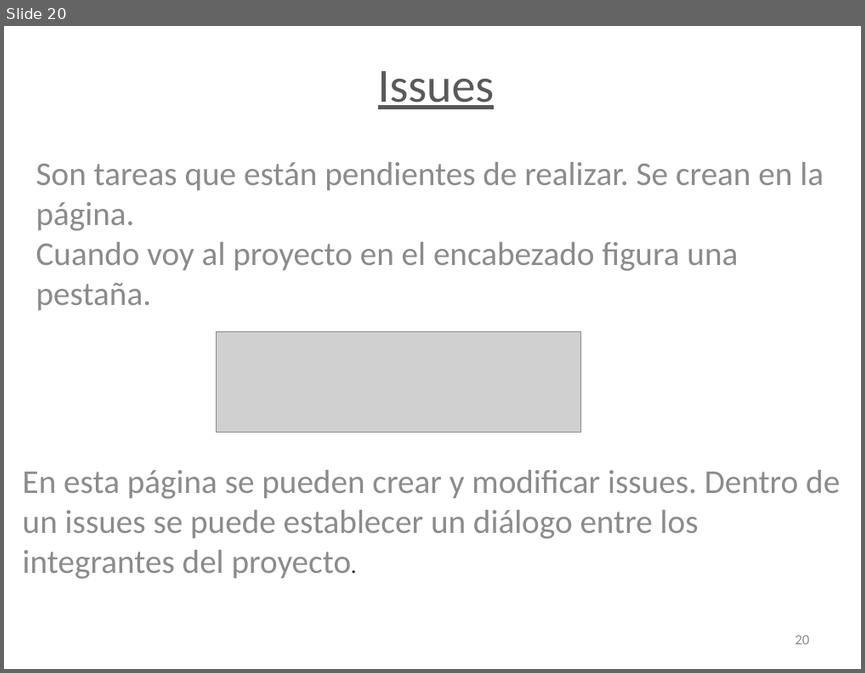
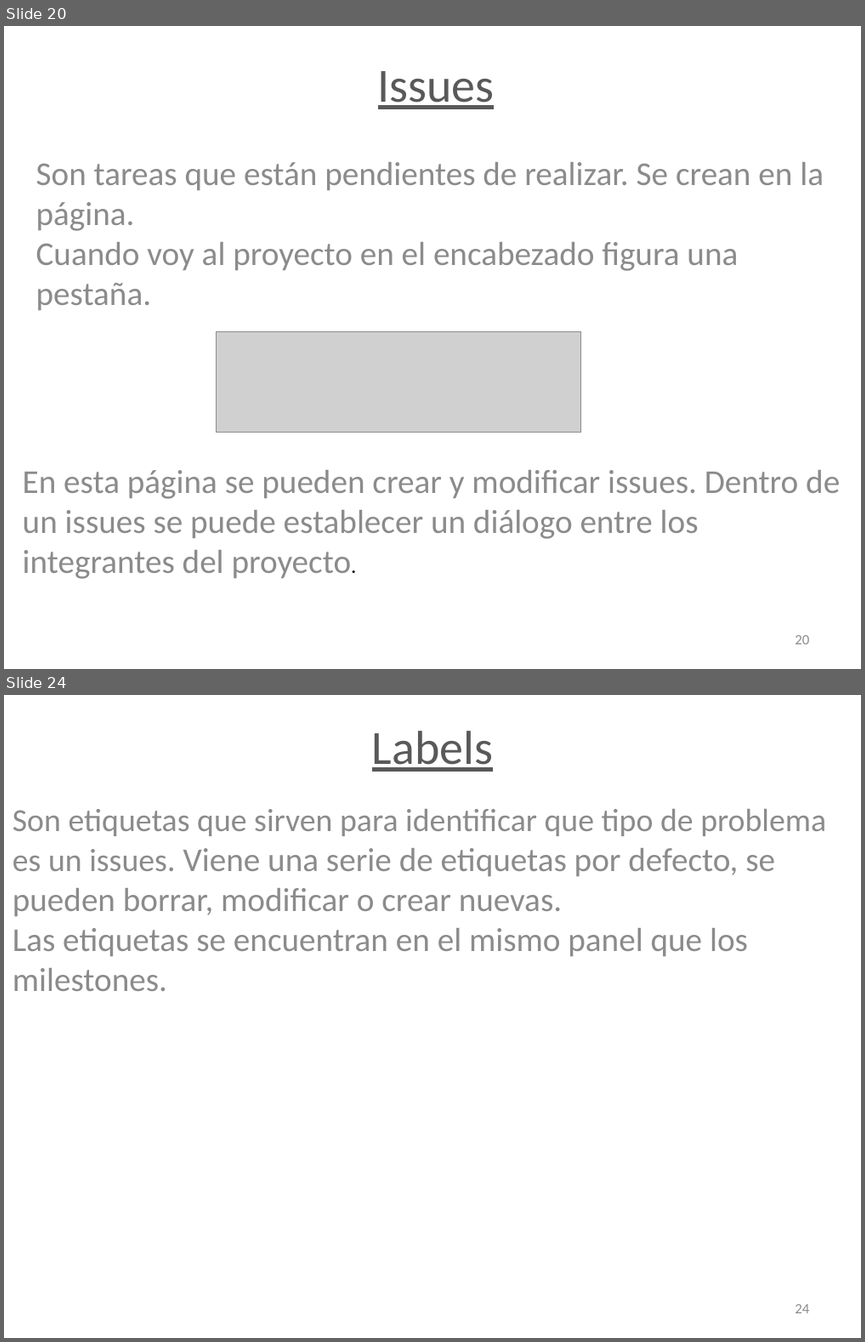
Before and after one commit to juanjomac/Profesorado, a slide deck: Sistema de Control de Versión Git.pptx. Shown one above the other, each under a label of ours: slide 20 before the commit, slides 20 and 24 after it; the slides between them are not shown. The pictures are 865x673 and 865x1342 pixels, drawn with LibreOffice and Linux fonts; fonts in the diff are those of the drawing; grey boxes stand for pictures. Boxes give left, top, right and bottom in pixels: in the first picture for what was removed or moved away, otherwise in the second. Text is boxed around its words. In the diff, an @@ line names an element or a change of style, - is before the commit and + after.

```diff
--- a/Sistema de Control de Versión Git.pptx
+++ b/Sistema de Control de Versión Git.pptx
@@ slide 24 added at (x1=4, y1=695, x2=861, y2=1338), background #FFFFFF @@
@@ text added at (x1=12, y1=731, x2=826, y2=991), 28 pt, text #8C8C8C @@
+Labels
+Son etiquetas que sirven para identificar que tipo de problema es un issues. Viene una serie de etiquetas por defecto, se pueden borrar, modificar o crear nuevas.
+Las etiquetas se encuentran en el mismo panel que los milestones.
@@ page number added at (x1=794, y1=1304, x2=809, y2=1313), 12 pt, text #8C8C8C @@
+24
```
Also in this commit, not shown: 3 other slides added, 2 slides removed.
